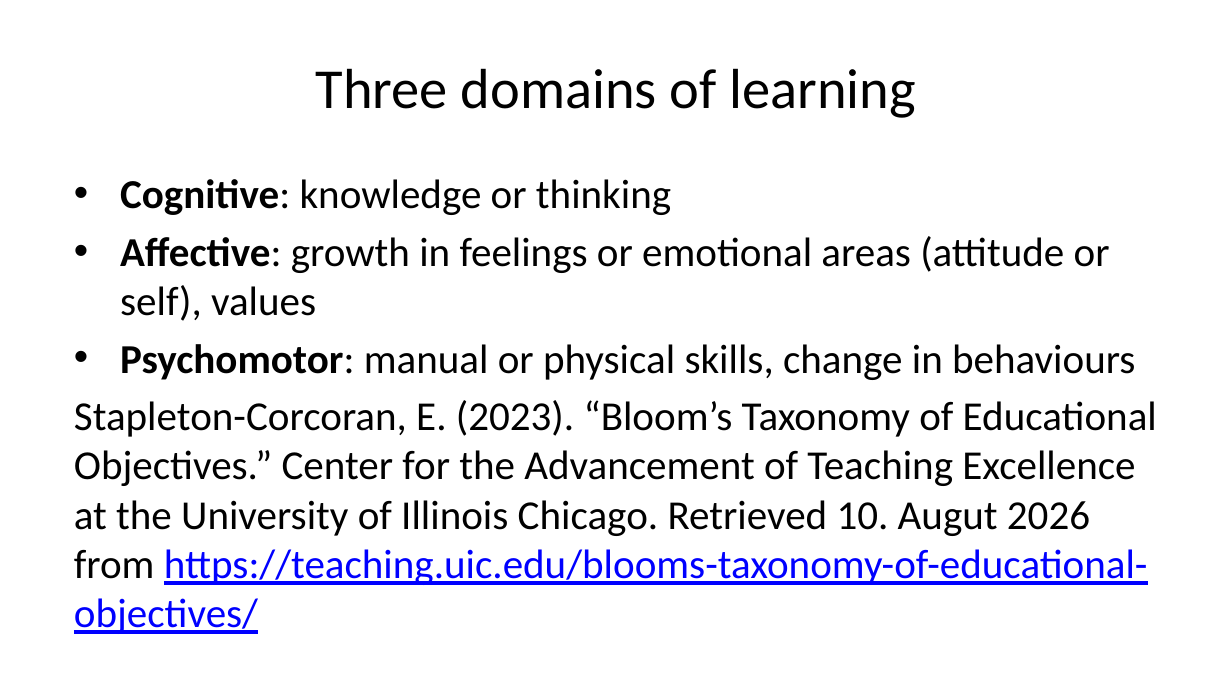
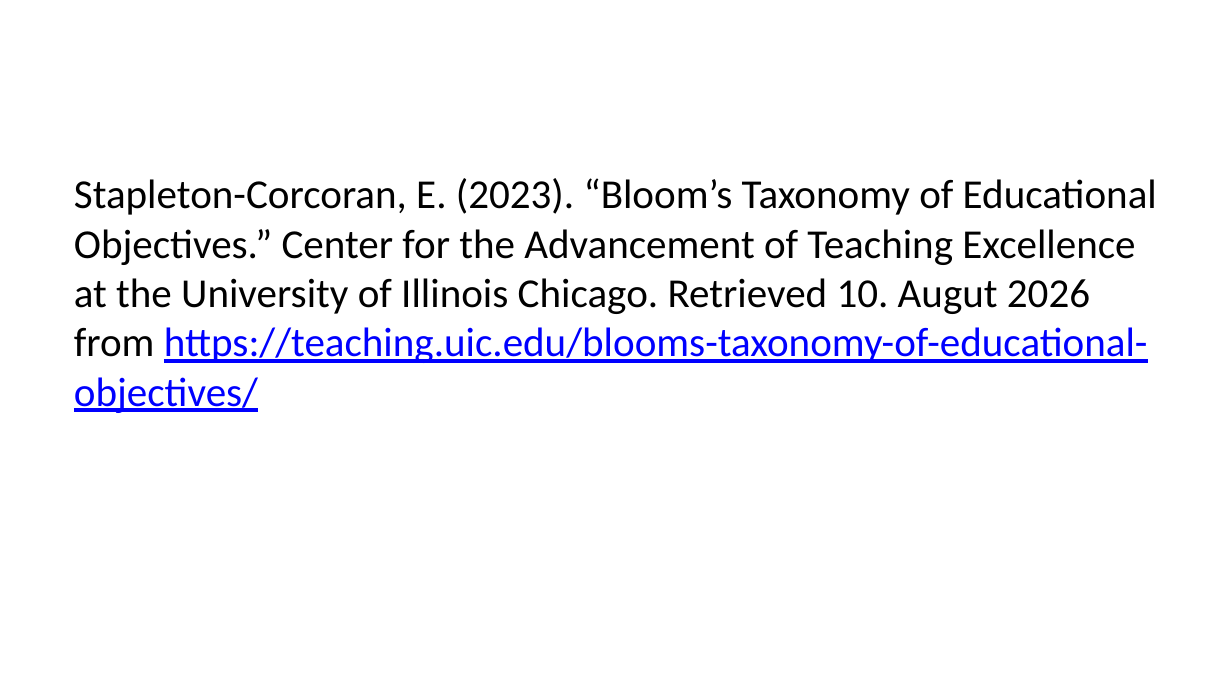
Before and after one commit to lmu-osc/train-the-trainer-student-track-pedagogy, a slide deck: slide 49 of materials/PMM-M1/PMM-M1-S1-Core-Didactic-Principles/PMM-M1-S1-Core-Didactic-Principles-slides.pptx (slide 39 before the commit). Drawn at 1232x693 pixels with LibreOffice and Linux fonts; fonts in the diff are those of the drawing. Boxes give left, top, right and bottom in pixels: in the first picture for what was removed or moved away, otherwise in the second. Text is boxed around its words. In the diff, an @@ line names an element or a change of style, - is before the commit and + after.

```diff
--- a/materials/PMM-M1/PMM-M1-S1-Core-Didactic-Principles/PMM-M1-S1-Core-Didactic-Principles-slides.pptx
+++ b/materials/PMM-M1/PMM-M1-S1-Core-Didactic-Principles/PMM-M1-S1-Core-Didactic-Principles-slides.pptx
@@ title removed at bbox=[316, 68, 915, 118] @@
-Three domains of learning
@@ text at bbox=[120, 179, 1135, 380]: paragraphs removed @@
-• Cognitive: knowledge or thinking
-• Affective: growth in feelings or emotional areas (attitude or self), values
-• Psychomotor: manual or physical skills, change in behaviours
```
Also in this commit, not shown: 29 other slides changed, 9 slides added, 48 other files.
